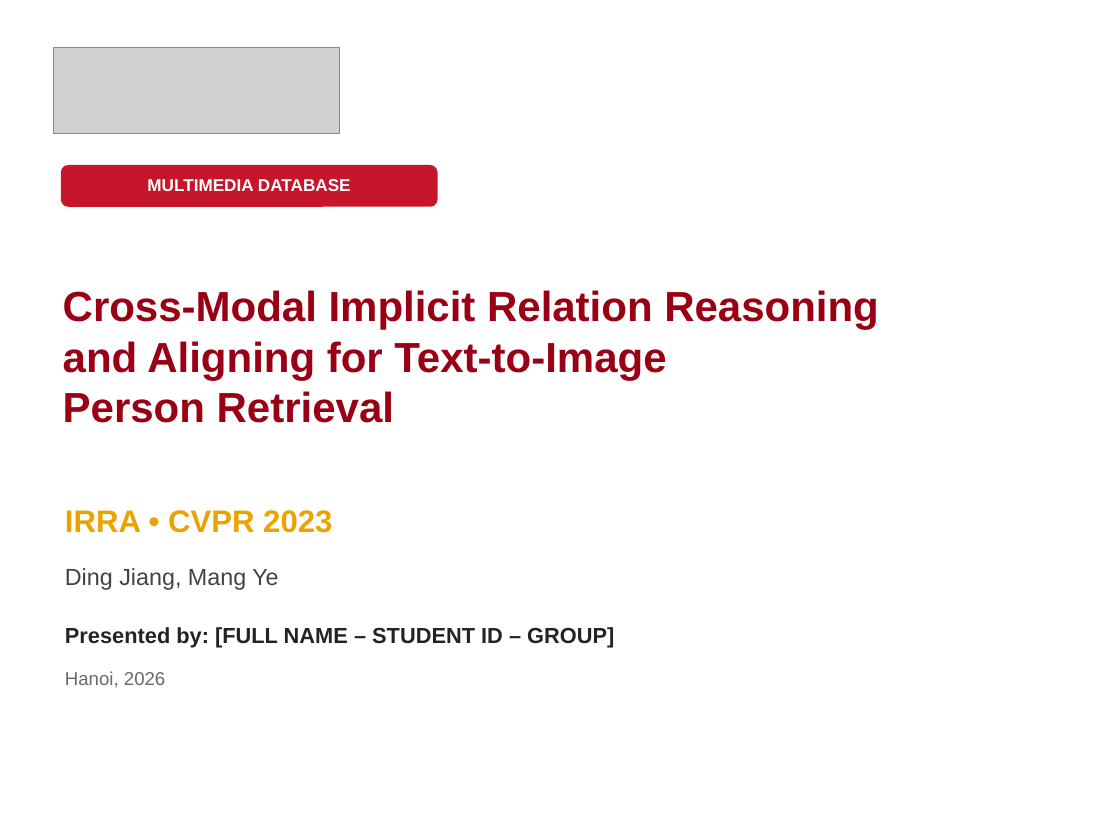
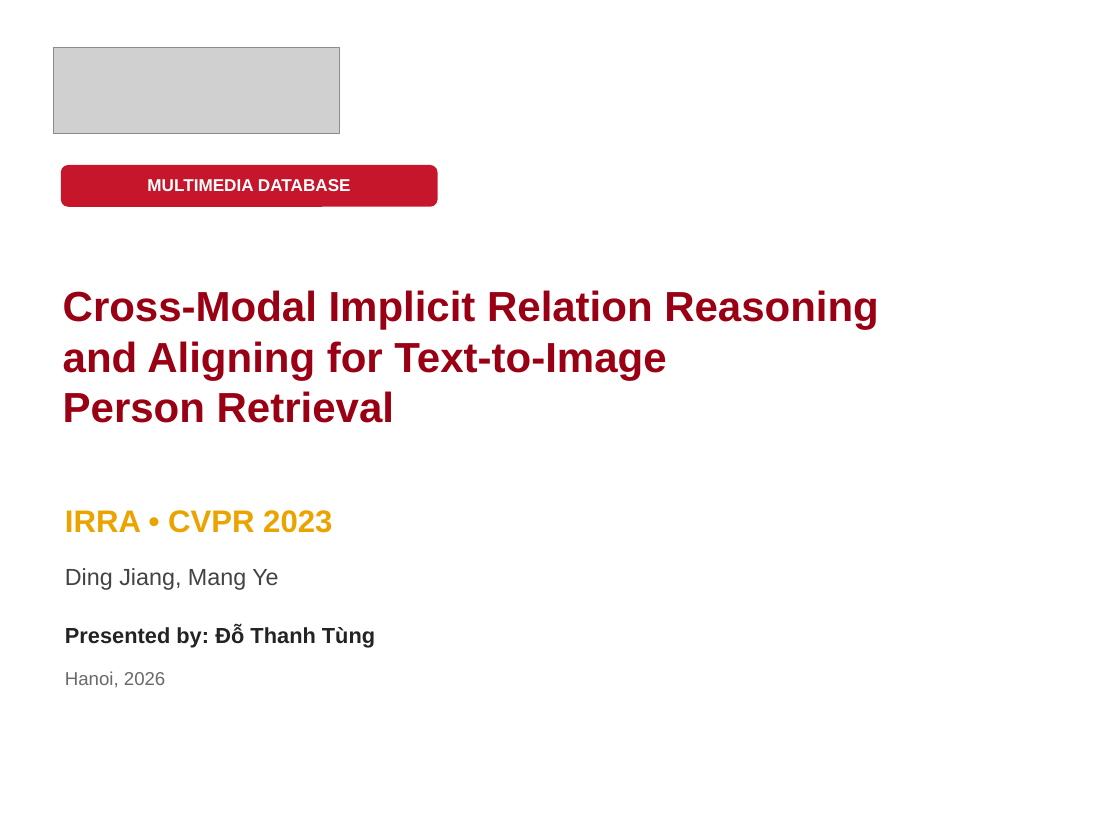
Before and after one commit to thanhtungdo2211/multimedia-database-report, a slide deck: slide 1 of slide/IRRA_multimedia_database.pptx. Drawn at 1120x840 pixels with LibreOffice and Linux fonts; fonts in the diff are those of the drawing; grey boxes stand for pictures; background and template pictures are left out. Boxes give left, top, right and bottom in pixels: in the first picture for what was removed or moved away, otherwise in the second. Text is boxed around its words. In the diff, an @@ line names an element or a change of style, - is before the commit and + after.

```diff
--- a/slide/IRRA_multimedia_database.pptx
+++ b/slide/IRRA_multimedia_database.pptx
@@ text at (65, 626, 375, 648): text changed @@
-Presented by: [FULL NAME – STUDENT ID – GROUP]
+Presented by: Đỗ Thanh Tùng
```
Also in this commit, not shown: 6 other slides changed, 4 slides removed, 2 other files.
